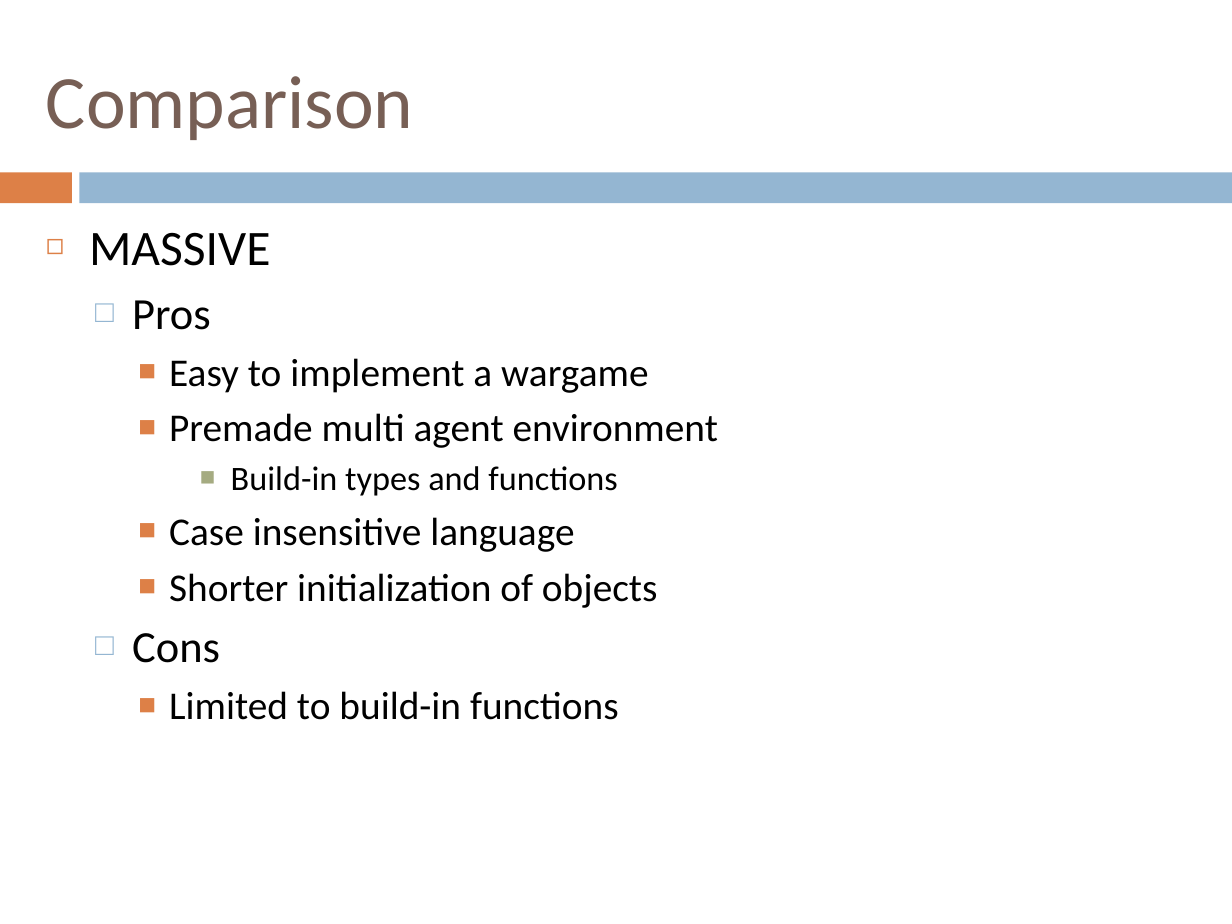
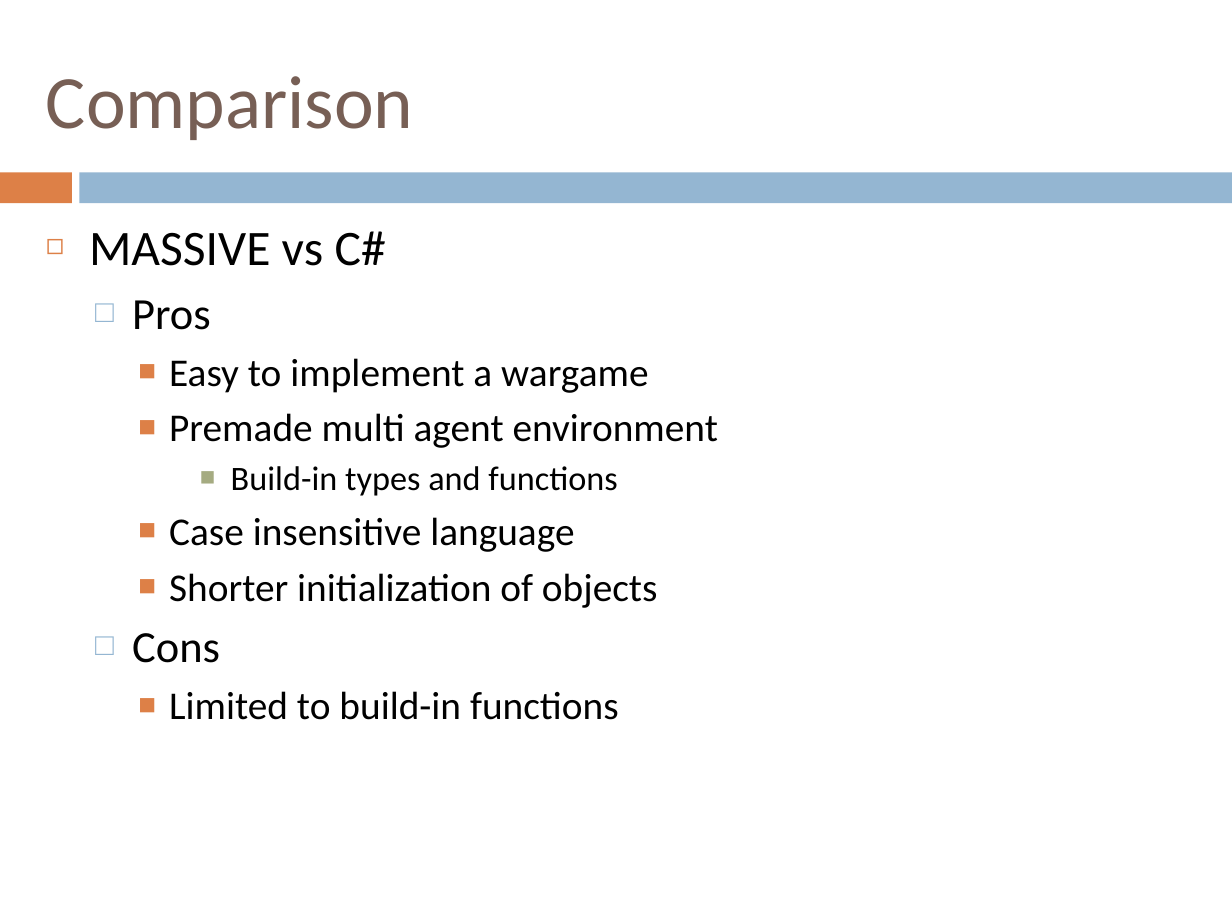
Before and after one commit to henrikklarup/sw402a, a slide deck: slide 30 of Project/præsentation/lasse.pptx (slide 31 before the commit). Drawn at 1232x924 pixels with LibreOffice and Linux fonts; fonts in the diff are those of the drawing. Boxes give left, top, right and bottom in pixels: in the first picture for what was removed or moved away, otherwise in the second. Text is boxed around its words. In the diff, an @@ line names an element or a change of style, - is before the commit and + after.

```diff
--- a/Project/præsentation/lasse.pptx
+++ b/Project/præsentation/lasse.pptx
@@ text at [89,231,386,266]: text changed @@
-◻ MASSIVE
+◻ MASSIVE vs C#
```
Also in this commit, not shown: 2 other slides changed, 2 slides removed.
